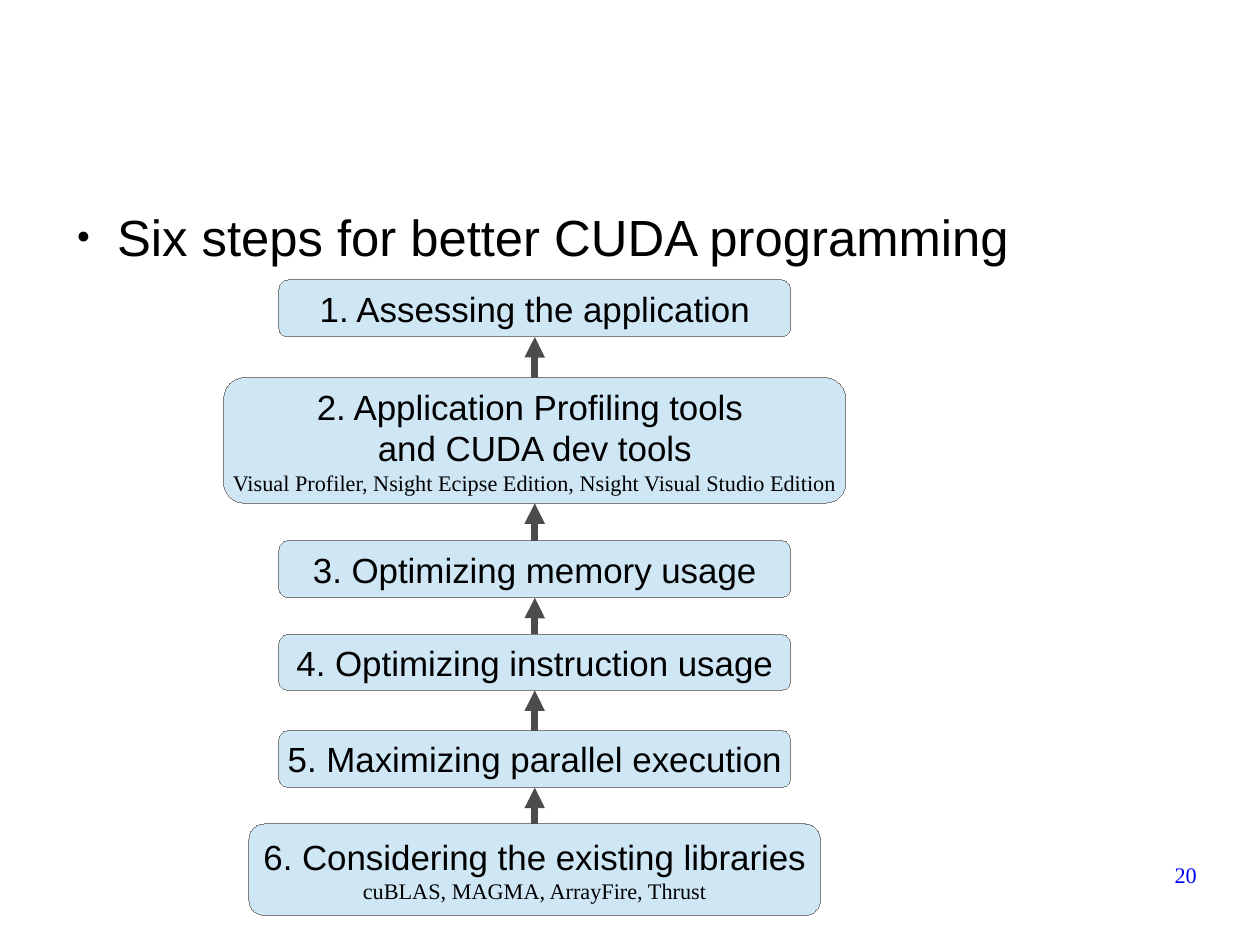
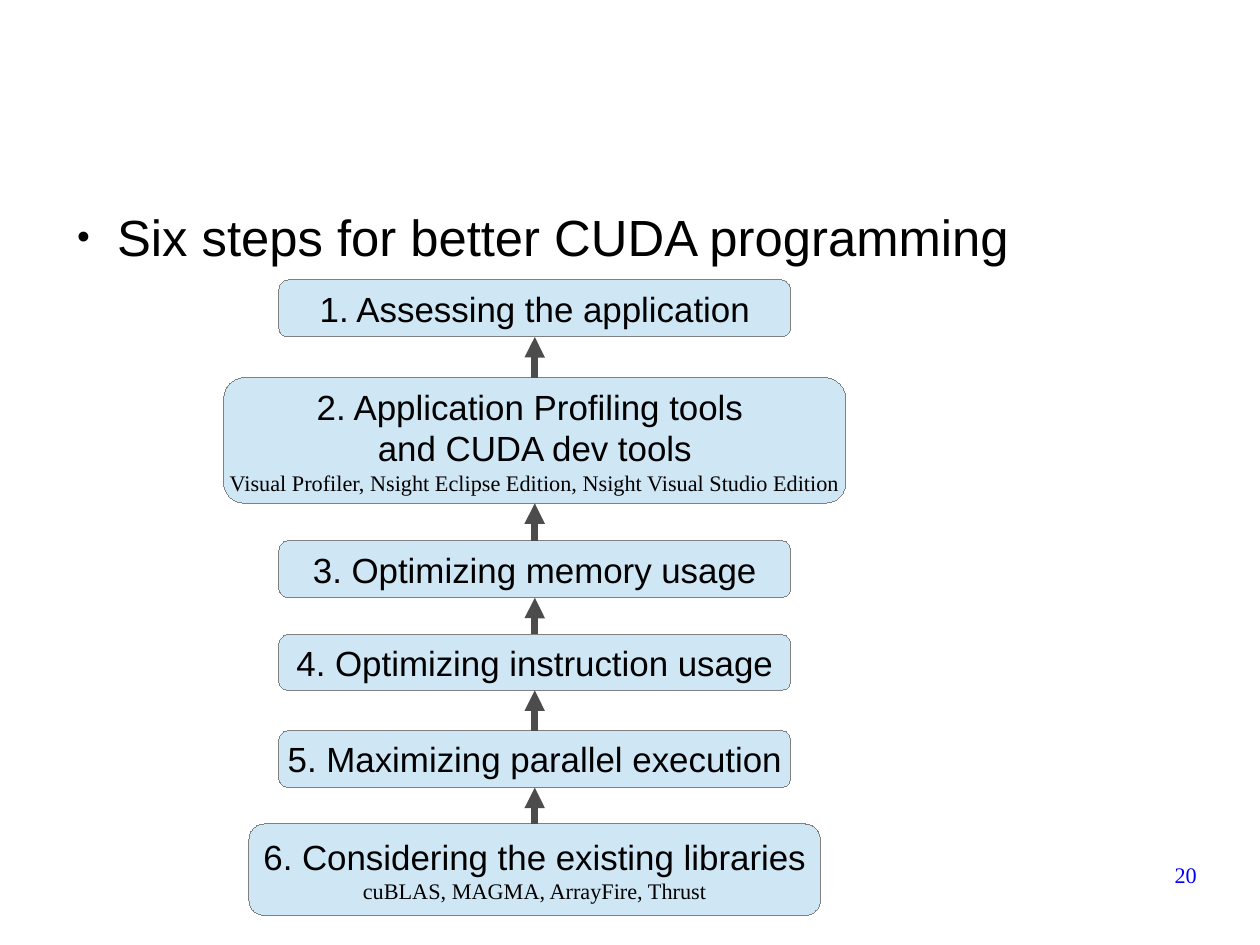
Before and after one commit to forestcheng/cudahmmsearch, a slide deck: slide 20 of thesis/thesisDefense.odp. Drawn at 1260x945 pixels with LibreOffice and Linux fonts; fonts in the diff are those of the drawing; background and template pictures are left out. Boxes give left, top, right and bottom in pixels: in the first picture for what was removed or moved away, otherwise in the second. Text is boxed around its words. In the diff, an @@ line names an element or a change of style, - is before the commit and + after.

```diff
--- a/thesis/thesisDefense.odp
+++ b/thesis/thesisDefense.odp
@@ text in rounded rectangle at box(230, 475, 838, 496): text changed @@
-Visual Profiler, Nsight Ecipse Edition, Nsight Visual Studio Edition
+Visual Profiler, Nsight Eclipse Edition, Nsight Visual Studio Edition
```
Also in this commit, not shown: 6 other slides changed, 1 other file.
